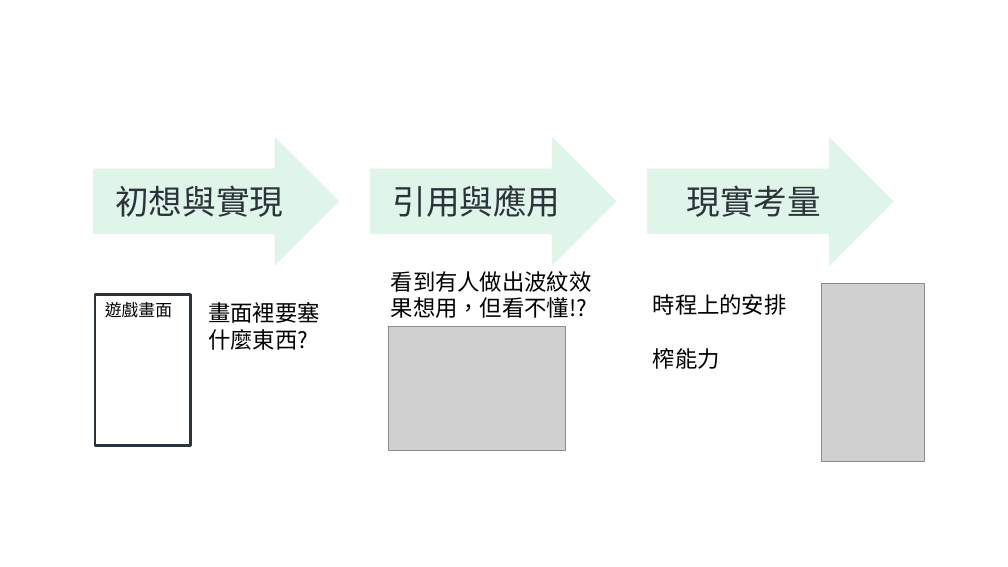
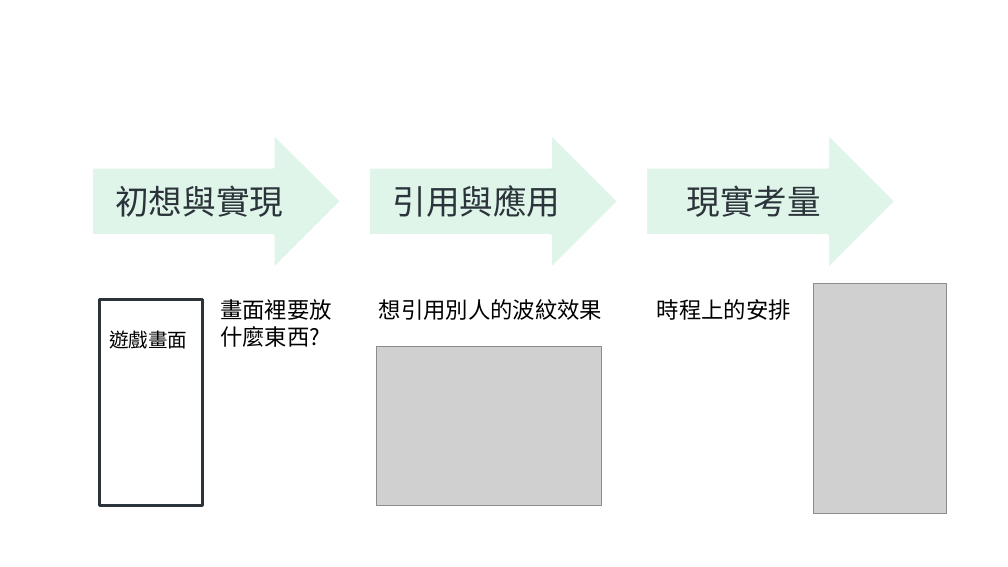
Before and after one commit to Louis3240/Project, a slide deck: slide 4 of 莊傳偉小專發表.pptx. Drawn at 1008x567 pixels with LibreOffice and Linux fonts; fonts in the diff are those of the drawing; grey boxes stand for pictures; background and template pictures are left out. Boxes give left, top, right and bottom in pixels: in the first picture for what was removed or moved away, otherwise in the second. Text is boxed around its words. In the diff, an @@ line names an element or a change of style, - is before the commit and + after.

```diff
--- a/莊傳偉小專發表.pptx
+++ b/莊傳偉小專發表.pptx
@@ right arrow "引用與應用" at (369, 133, 620, 270): font Cabin to Noto Sans CJK JP @@
@@ rectangle: place and size @@
-rectangle at (95, 294, 190, 446)
+rectangle at (99, 299, 202, 506)
@@ text at (220, 299, 332, 347): text changed @@
-畫面裡要塞什麼東西?
+畫面裡要放什麼東西?
@@ text at (379, 299, 602, 320): text changed @@
-看到有人做出波紋效果想用，但看不懂!?
+想引用別人的波紋效果
@@ picture: place and size @@
-picture at (822, 283, 924, 462)
+picture at (813, 283, 947, 513)
@@ text "遊戲畫面": place and size @@
-text "遊戲畫面" at (105, 302, 172, 318)
+text "遊戲畫面" at (109, 330, 187, 349)
@@ text "遊戲畫面" at (109, 330, 187, 349): size 12 to 14 pt @@
@@ picture: place and size @@
-picture at (389, 327, 565, 452)
+picture at (377, 347, 602, 505)
@@ text at (653, 348, 720, 369): paragraph removed @@
-榨能力
@@ page number removed at (470, 444, 530, 475) @@
-4
```
Also in this commit, not shown: 3 other slides changed, 8 other files.
